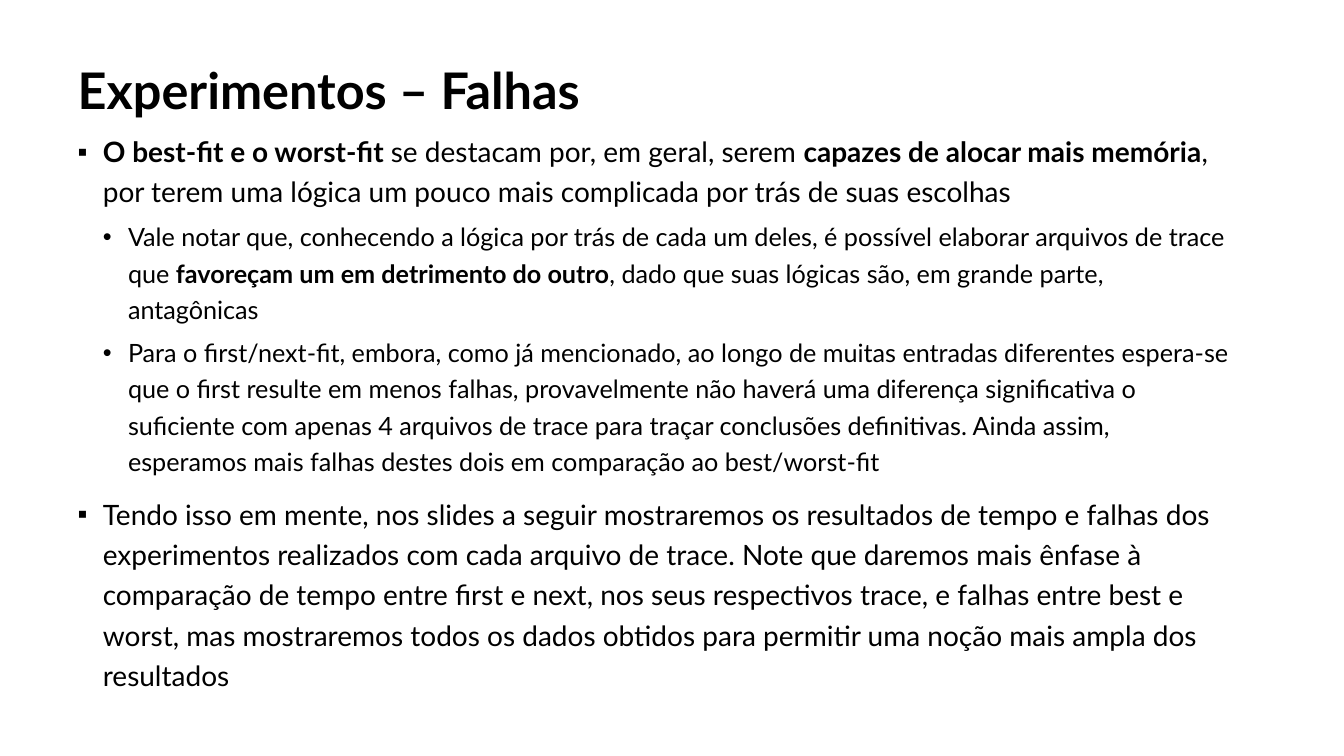
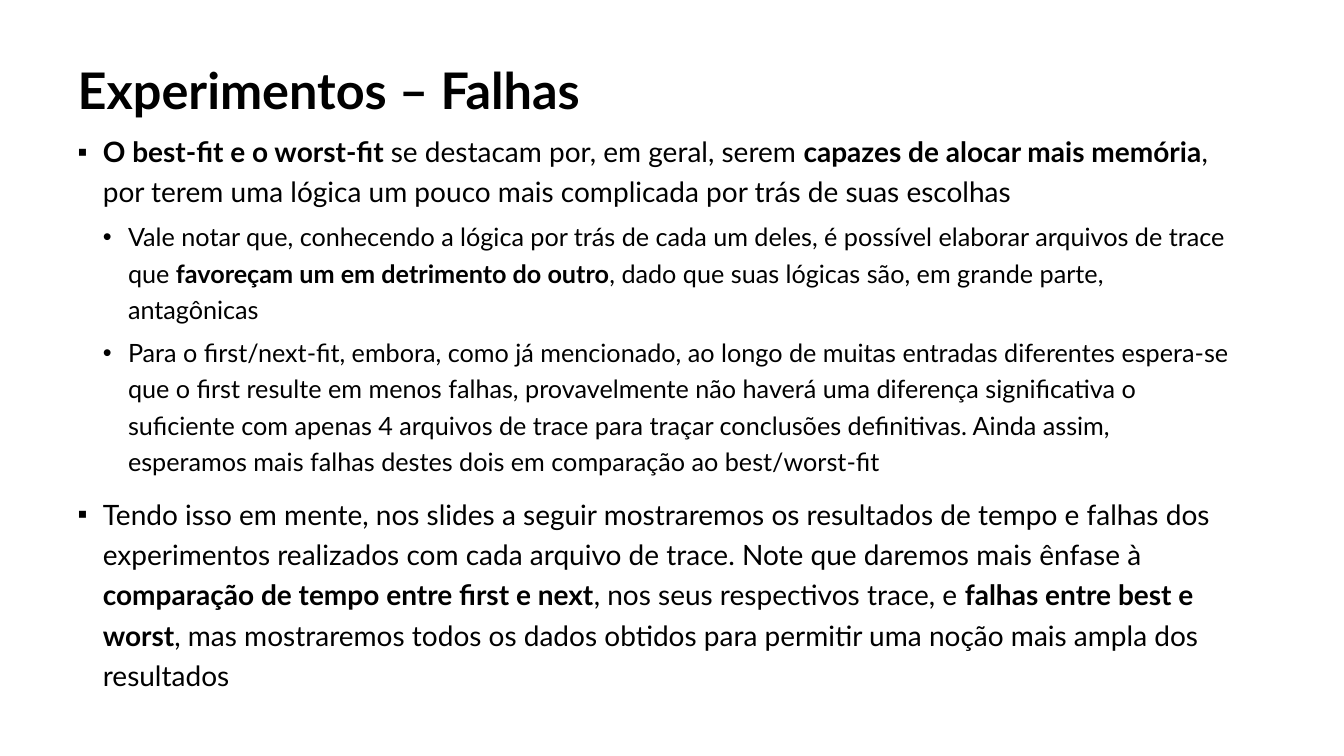
Before and after one commit to MagoDaZueira/MAC0422-EPs, a slide deck: slide 6 of EP3/apresentação/slides.pptx. Drawn at 1344x756 pixels with LibreOffice and Linux fonts; fonts in the diff are those of the drawing. Boxes give left, top, right and bottom in pixels: in the first picture for what was removed or moved away, otherwise in the second. Text is boxed around its words. In the diff, an @@ line names an element or a change of style, - is before the commit and + after.

```diff
--- a/EP3/apresentação/slides.pptx
+++ b/EP3/apresentação/slides.pptx
@@ text at [103, 504, 1210, 687]: bold on in "comparação de tempo entre first e next, ..." @@
```
Also in this commit, not shown: 5 slides added, 1 other file.
